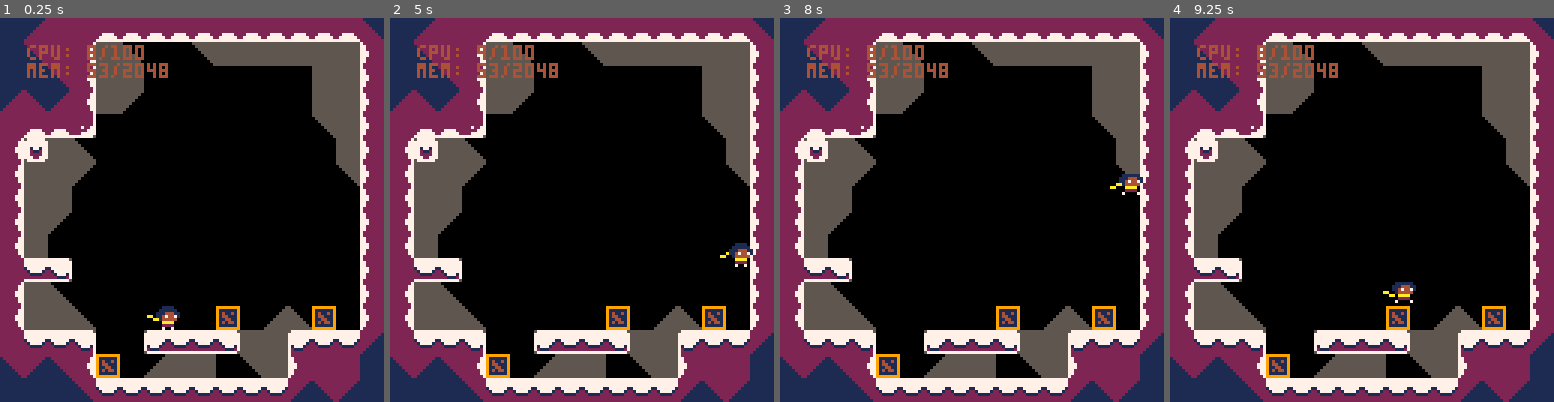
Above: before the commit, frames 1-4 (left to right).
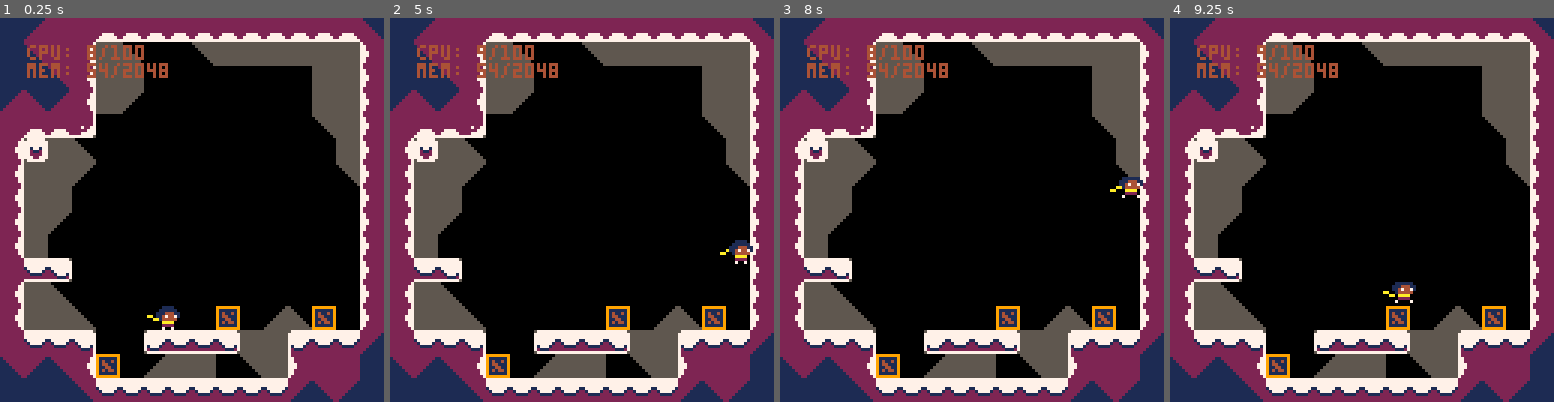
Above: after the commit, the same moments.

Repository: ExOK/Celeste2
Game: PICO-8 cartridge celeste2.p8
The game is run twice, just before and just after one commit, with the same random seed, the same clock (stepped at 60 frames per second) and the same inputs.
Inputs:
- Up to frame 1 (0.25 s): no input
- Up to frame 2 (5 s): tap X (X key) at 0.33, 1.07, 1.85, 2.97, 4.08 s; tap O (Z key) at 0.7, 1.7, 2.1, 2.5, 2.9, 3.3, 3.7, 4.1, 4.5, 4.9 s; hold Right 1.6-2.1 s; hold Up 2.15-2.42 s; hold Right 2.47-3.03 s; hold Left 3.08-3.58 s; hold Down 3.63-3.97 s; hold Right 4.02-4.68 s; hold Up from 4.73 s (still down)
- Up to frame 3 (8 s): release Up at 5.03 s; hold Left 5.08-5.68 s; tap X (X key) at 5.2, 6.32, 7.43 s; tap O (Z key) every 0.4 s from 5.3 to 7.7 s; hold Down 5.73-6.03 s; hold Right 6.08-6.58 s; hold Right 6.63-7.13 s; hold Up 7.18-7.45 s; hold Right from 7.5 s (still down)
- Up to frame 4 (9.25 s): release Right at 8.07 s; tap O (Z key) at 8.1, 8.5, 8.9 s; hold Left 8.12-8.62 s; tap X (X key) at 8.55 s; hold Down 8.67-9 s; hold Right from 9.05 s (still down)

The runs differ from the first frame. In frame 1, less than 0.1% of the frame differs, in the area x 25-28%, y 11-16%; in frame 2, 0.3%; in frame 3, 0.3%, in the area x 25-95%, y 11-47%; in frame 4, less than 0.1%.

Commit message:
player things

Diff:
--- a/player.lua
+++ b/player.lua
@@ -2,6 +2,7 @@
 player.tile = 2
 player.base = object
 player.jump_grace = 0
+player.jump_grace_y = 0
 
 player.state = 0
 player.frame = 0
@@ -19,6 +20,7 @@
 	local on_ground = self:check_solid(0, 1)
 	if (on_ground) then
 		self.jump_grace = 4
+		self.jump_grace_y = self.y
 	elseif (self.jump_grace > 0) then
 		self.jump_grace -= 1
 	end
@@ -44,6 +46,7 @@
 		if (self.jump_grace > 0 and input_jump_pressed) then
 			self.speed_y = -8
 			self.jump_grace = 0
+			self:move_y(self.jump_grace_y - self.y)
 		end
 	end
 
@@ -62,12 +65,20 @@
 
 end
 
-player.on_collide_y = function(self, moved, target)
-
-	if (target < 0 and self:corner_correct(0, -1, 2)) then
+player.on_collide_x = function(self, moved, target)
+	if (sign(target) == input_x and self:corner_correct(input_x, 0, 2, 1, -1)) then
 		return
 	end
 
+	object.on_collide_x(self, moved, target)
+end
+
+player.on_collide_y = function(self, moved, target)
+	if (target < 0 and self:corner_correct(0, -1, 2, 1, input_x)) then
+		return
+	end
+
+	object.on_collide_y(self, moved, target)
 end
 
 player.draw = function(self)
